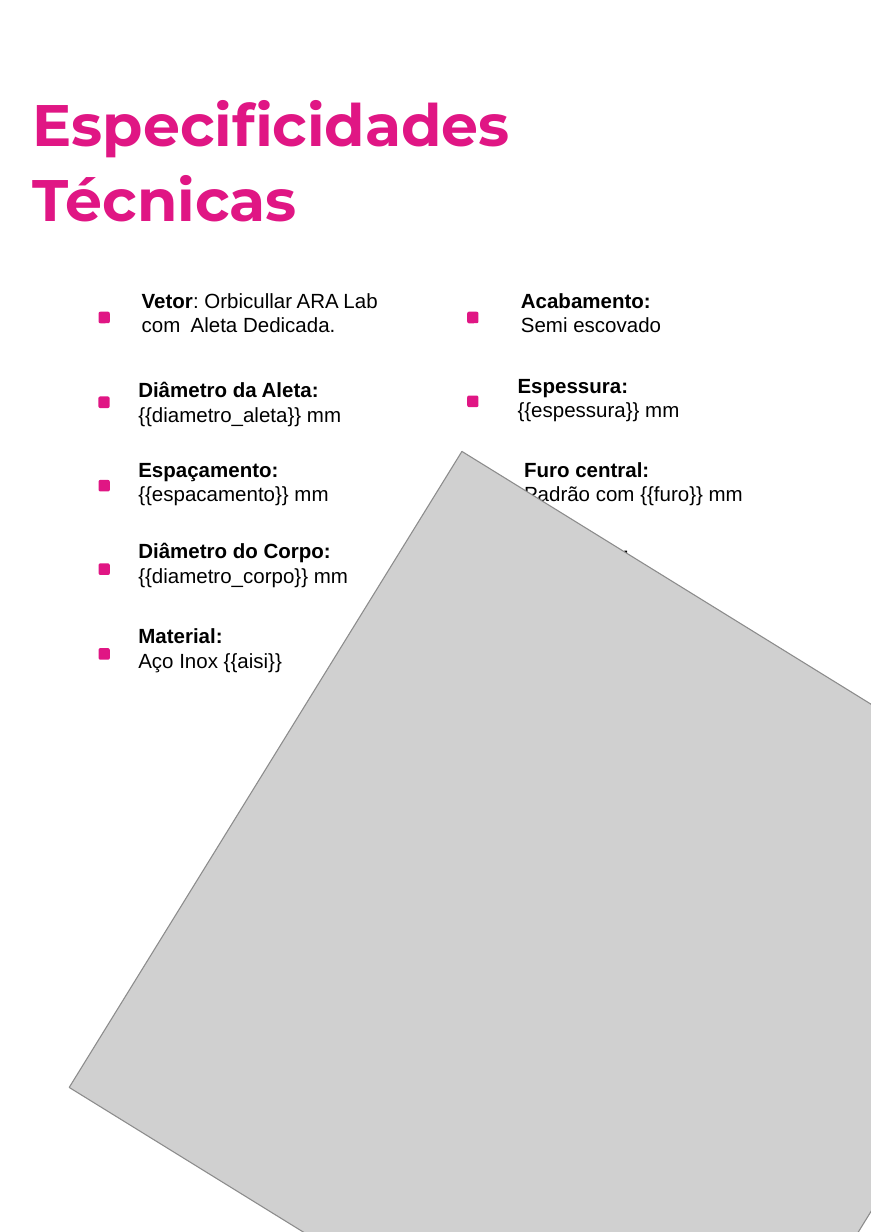
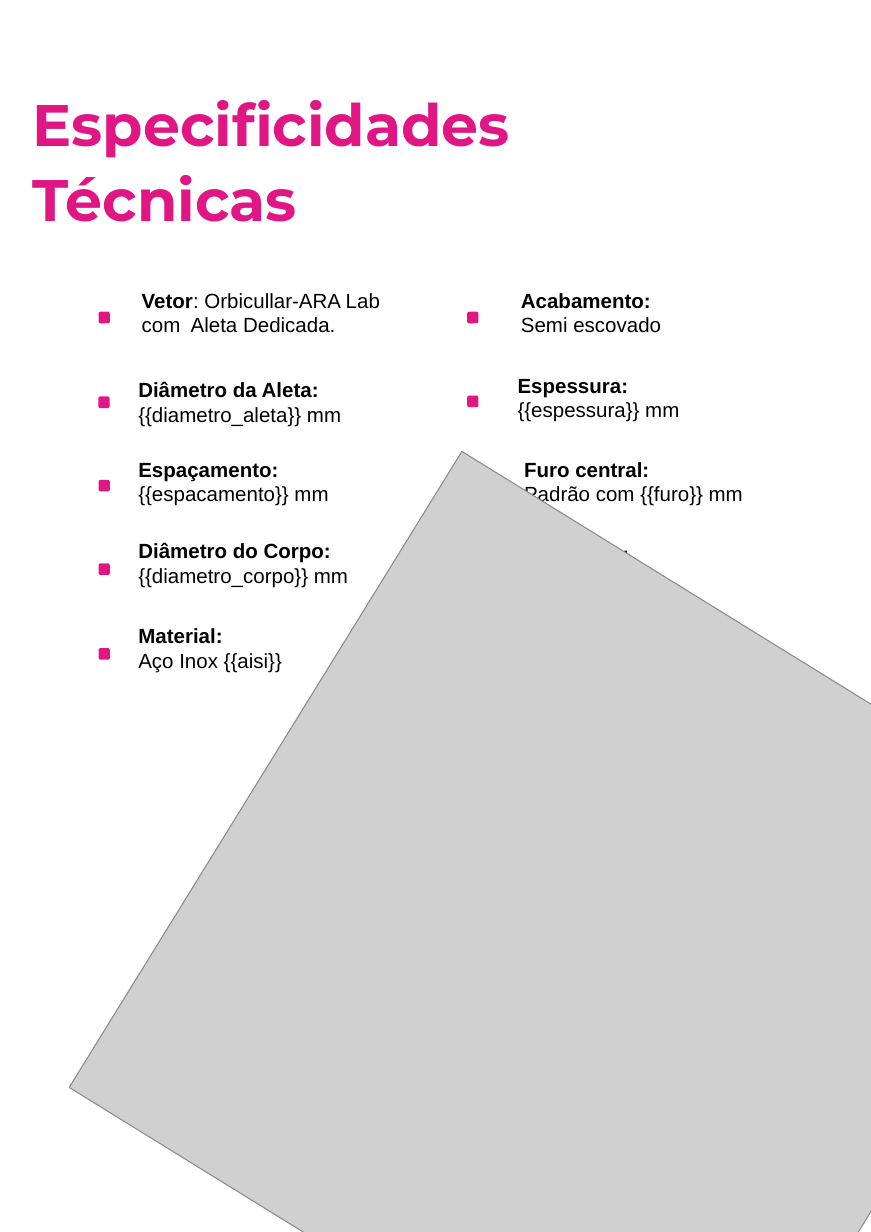
Before and after one commit to Gume123/Sistema-de-Geracao-de-Propostas-Tecnicas, a slide deck: slide 2 of templates/template_Kit-Orbicullar-ARA-Lab.pptx. Drawn at 871x1232 pixels with LibreOffice and Linux fonts; fonts in the diff are those of the drawing; grey boxes stand for pictures; background and template pictures are left out. Boxes give left, top, right and bottom in pixels: in the first picture for what was removed or moved away, otherwise in the second. Text is boxed around its words. In the diff, an @@ line names an element or a change of style, - is before the commit and + after.

```diff
--- a/templates/template_Kit-Orbicullar-ARA-Lab.pptx
+++ b/templates/template_Kit-Orbicullar-ARA-Lab.pptx
@@ text at <box>142,293,380,333</box>: text changed @@
-Vetor: Orbicullar ARA Lab com Aleta Dedicada.
+Vetor: Orbicullar-ARA Lab com Aleta Dedicada.
```
Also in this commit, not shown: 2 other slides changed, 7 other files.
